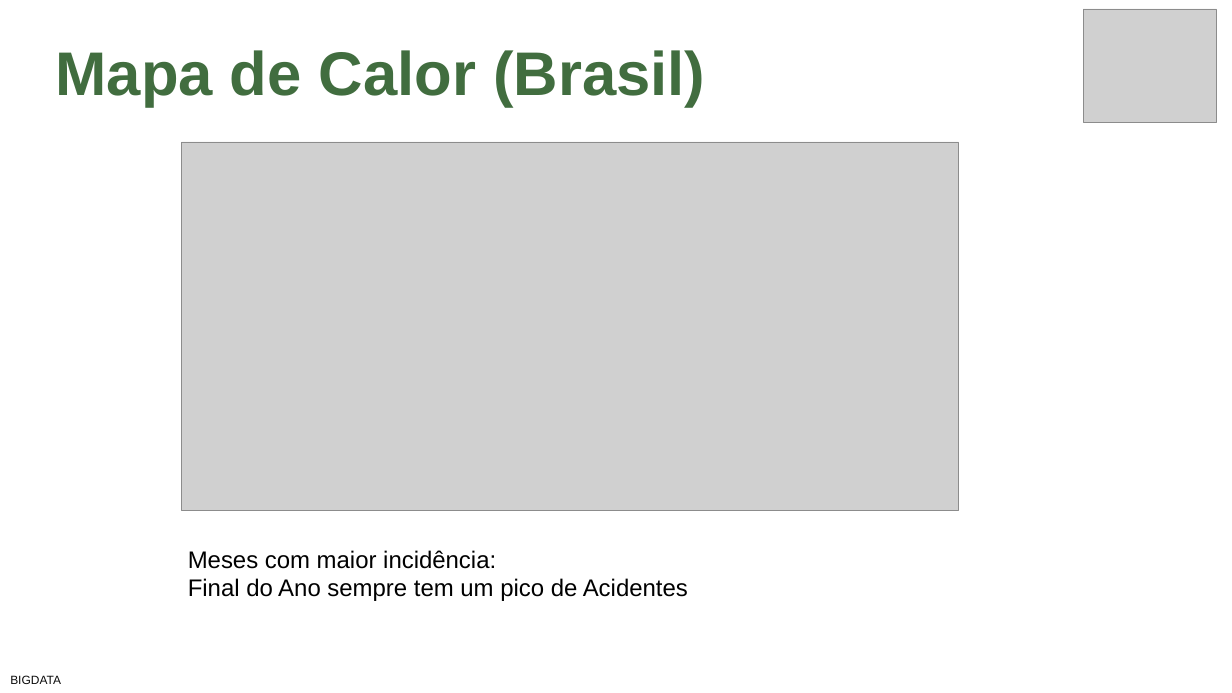
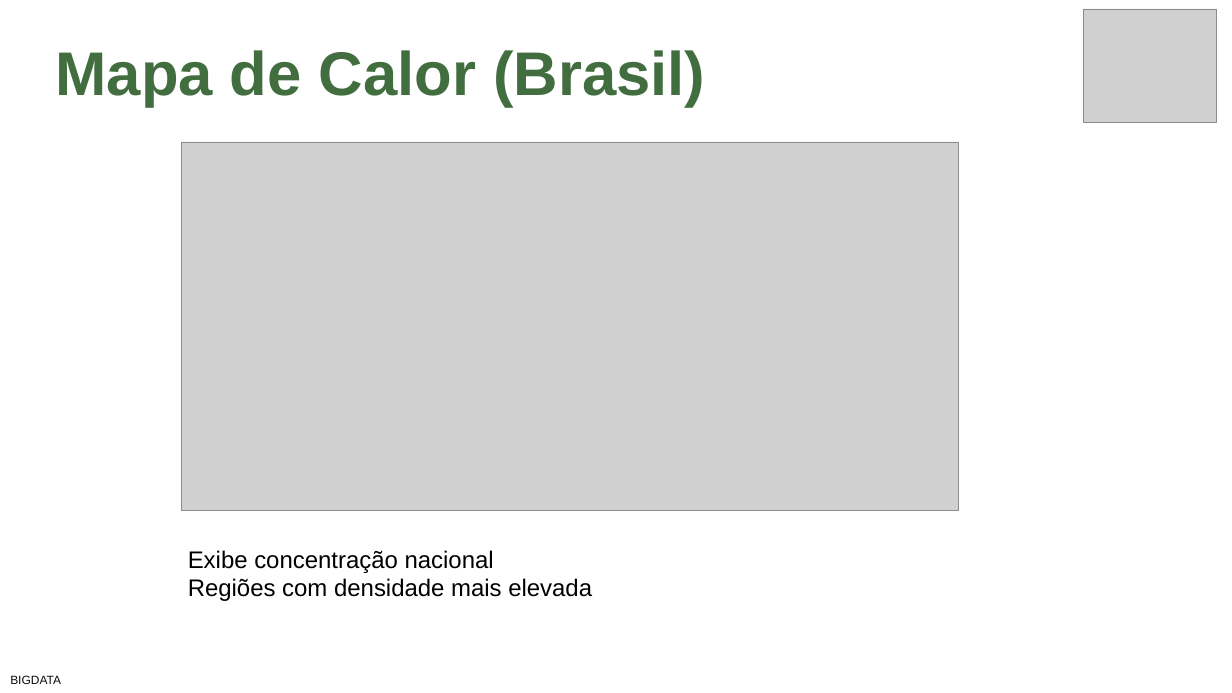
Before and after one commit to Mariott0/Bigdata-FinalTask, a slide deck: slide 12 of Apresentação Acidentes Brasil.pptx. Drawn at 1232x693 pixels with LibreOffice and Linux fonts; fonts in the diff are those of the drawing; grey boxes stand for pictures. Boxes give left, top, right and bottom in pixels: in the first picture for what was removed or moved away, otherwise in the second. Text is boxed around its words. In the diff, an @@ line names an element or a change of style, - is before the commit and + after.

```diff
--- a/Apresentação Acidentes Brasil.pptx
+++ b/Apresentação Acidentes Brasil.pptx
@@ text at (188, 550, 592, 601): text changed @@
-Meses com maior incidência:
-Final do Ano sempre tem um pico de Acidentes
+Exibe concentração nacional
+Regiões com densidade mais elevada
```
Also in this commit, not shown: 2 other slides changed, 4 slides added, 3 other files.
